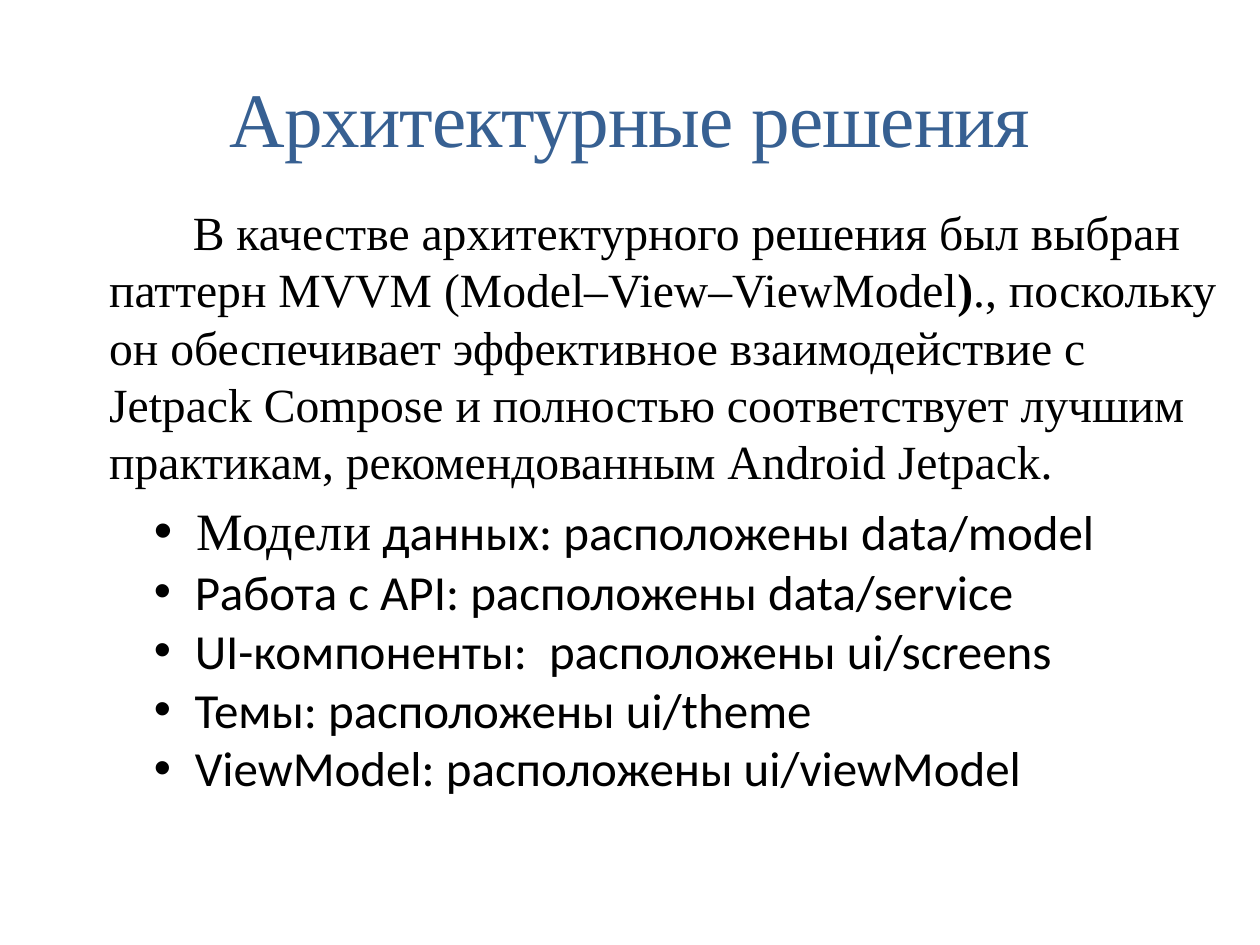
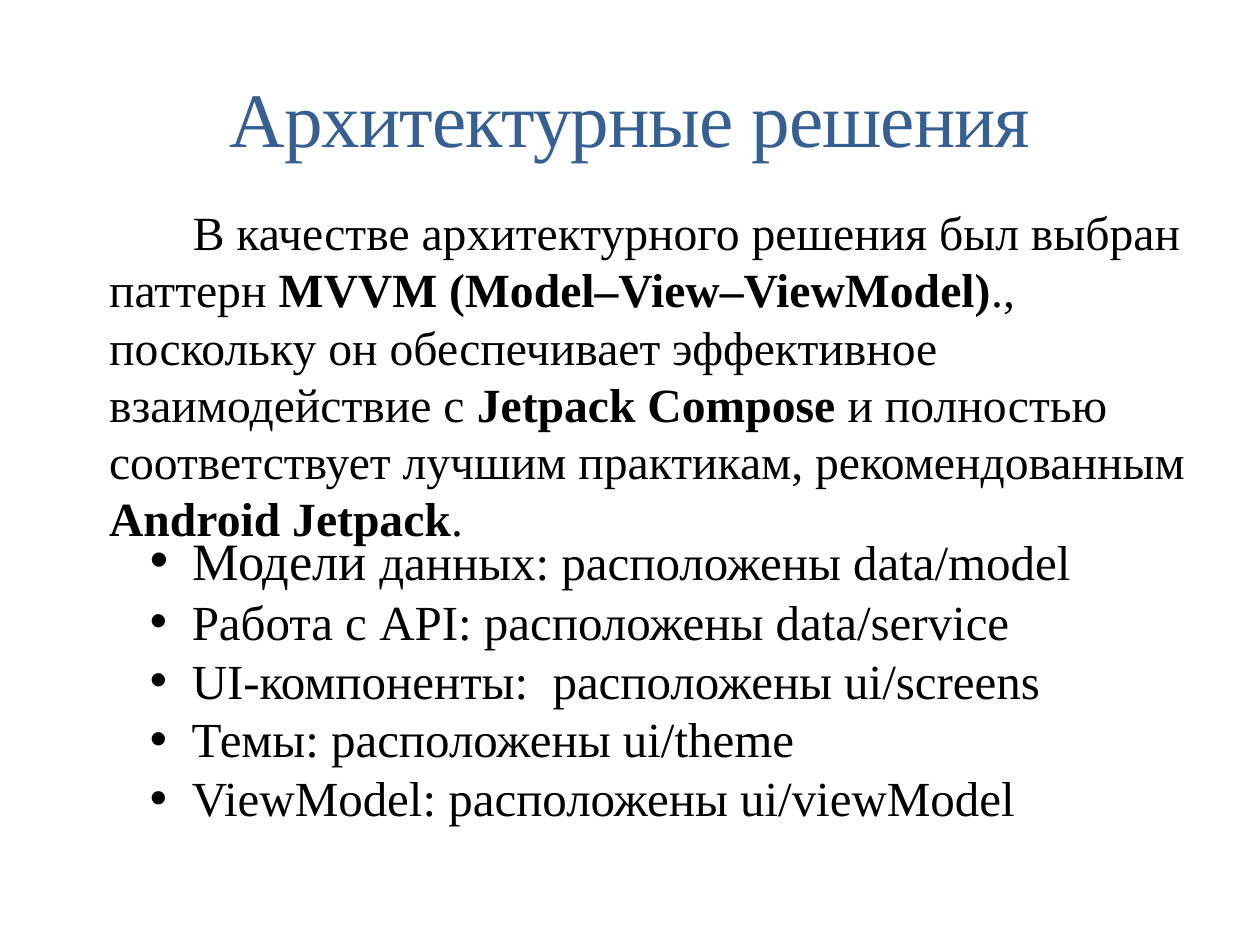
Before and after one commit to samoylovadi18/practice_mobilki, a slide deck: slide 4 of Publication/ПрезентацияСамойлова.pptx. Drawn at 1260x945 pixels with LibreOffice and Linux fonts; fonts in the diff are those of the drawing. Boxes give left, top, right and bottom in pixels: in the first picture for what was removed or moved away, otherwise in the second. Text is boxed around its words. In the diff, an @@ line names an element or a change of style, - is before the commit and + after.

```diff
--- a/Publication/ПрезентацияСамойлова.pptx
+++ b/Publication/ПрезентацияСамойлова.pptx
@@ text "В качестве архитектурного решения был ..." at <box>109,216,1185,546</box>: bold on in "MVVM (Model–View–ViewModel)., Jetpack Compose Android Jetpac ..." @@
@@ text "Модели данных: расположены data/model": place and size @@
-text "Модели данных: расположены data/model" at <box>195,515,1094,794</box>
+text "Модели данных: расположены data/model" at <box>192,539,1070,826</box>
@@ text "Модели данных: расположены data/model" at <box>192,539,1070,826</box>: font Calibri to Times New Roman @@
```
Also in this commit, not shown: 2 other slides changed, 4 other files.
